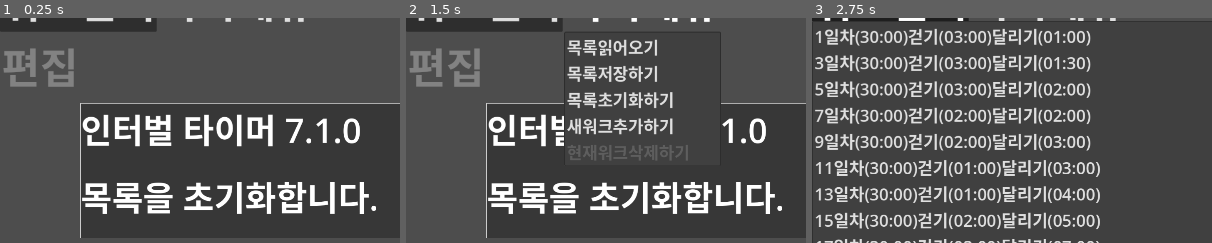
Above: before the commit, frames 1-3 (left to right).
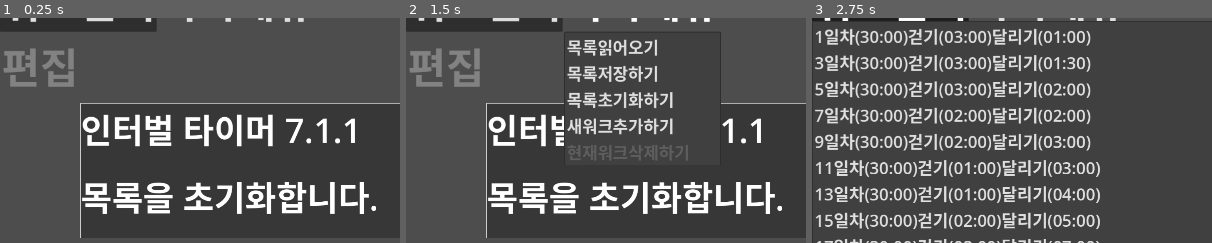
Above: after the commit, the same moments.

Repository: kasworld/maranic
Game: Godot game, scene res://main.tscn
The game is run twice, just before and just after one commit, with the same random seed, the same clock (stepped at 60 frames per second) and the same inputs.
Inputs:
- Up to frame 1 (0.25 s): no input
- Up to frame 2 (1.5 s): click "워크선택" at 0.5 s; click "목록메뉴" at 1.25 s
- Up to frame 3 (2.75 s): click "워크선택" at 2 s
The pictures show only the part of the screen within x 0-50%, y 11-61%; the shares and areas given below are measured in that part.

The runs differ from the first frame. In frame 1, 0.3% of the frame differs, in the area x 85-90%, y 44-56%; in frame 2, 0.3%; in frame 3, nothing differs.

Commit message:
code cleaning

Diff:
--- a/int_edit/int_edit.gd
+++ b/int_edit/int_edit.gd
@@ -18,7 +18,7 @@
 var current_value :int
 var formater :Callable
 
-func init(llow :int, uselow :bool, val :int, lhigh :int, usehigh :bool, fmt :Callable = TickLib.tick2stri)->void:
+func init(llow :int, uselow :bool, val :int, lhigh :int, usehigh :bool, fmt :Callable=default_formater)->void:
 	limit_low = llow
 	use_limit_low = uselow
 	init_value = val
@@ -34,6 +34,9 @@
 func reset()->void:
 	current_value = init_value
 	update_label()
+
+func default_formater(v:int)->String:
+	return "%d" % v
 
 func update_label()->void:
 	vallabel.text = formater.call(current_value)
--- a/main.gd
+++ b/main.gd
@@ -22,7 +22,7 @@
 func _ready() -> void:
 	var vp_rect = get_viewport_rect()
 	var msgrect = Rect2( vp_rect.size.x * 0.1 ,vp_rect.size.y * 0.3 , vp_rect.size.x * 0.8 , vp_rect.size.y * 0.3 )
-	$TimedMessage.init(msgrect, tr("인터벌 타이머 7.1.0"))
+	$TimedMessage.init(msgrect, tr("인터벌 타이머 7.1.1"))
 	WorkListMenuButton.get_popup().theme = preload("res://menulist_theme.tres")
 	CmdMenuButton.get_popup().theme = preload("res://menulist_theme.tres")
 	WorkListMenuButton.get_popup().index_pressed.connect(work_list_menu_index_pressed)
--- a/subwork_node.gd
+++ b/subwork_node.gd
@@ -11,7 +11,7 @@
 func _ready() -> void:
 	$MenuButton.get_popup().theme = preload("res://menulist_theme.tres")
 	$MenuButton.get_popup().index_pressed.connect(menu_index_pressed)
-	$TimeEdit.init(0,true,0,99,false)
+	$TimeEdit.init(0,true,0,99,false,TickLib.tick2stri)
 	$TimeEdit.value_changed.connect(set_subwork_second)
 
 func set_subwork_second() ->void:
@@ -30,9 +30,10 @@
 func reset()->void:
 	subwork_index = -1
 	subwork = null
+	remainSec = 0
+	update_time_labels()
+	$NameEdit.text = ""
 	$TimeEdit.reset()
-	$SecRemainLabel.text = TickLib.tick2stri(0)
-	$NameEdit.text = ""
 
 func update_time_labels()->void:
 	$SecRemainLabel.text = TickLib.tick2stri(remainSec)
